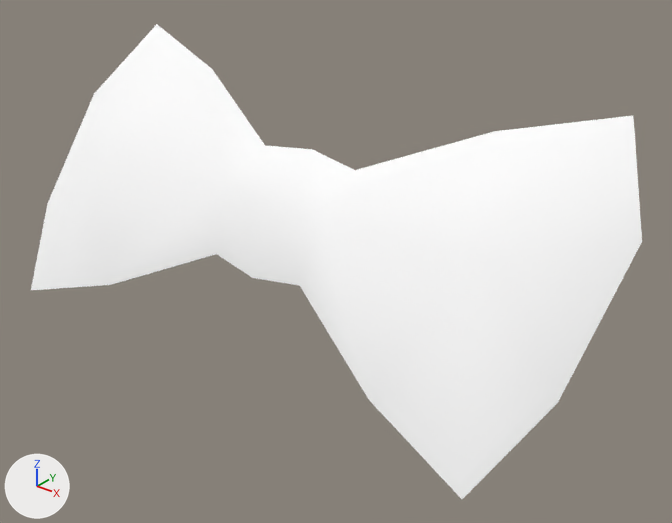
What one commit did to the glTF model public/3d/item/model__item__manequin_hd.ofs_90/code_head100.gltf.
The view is the same before and after, from a 50 mm camera at (0.628, -0.695, 2.268) aimed at (0.059, 0.016, 1.828). Every picture has the same lights, and +X, +Y and +Z are marked at lower left. The first picture is the older version.

In view in the first picture: 'code_head100.001'.
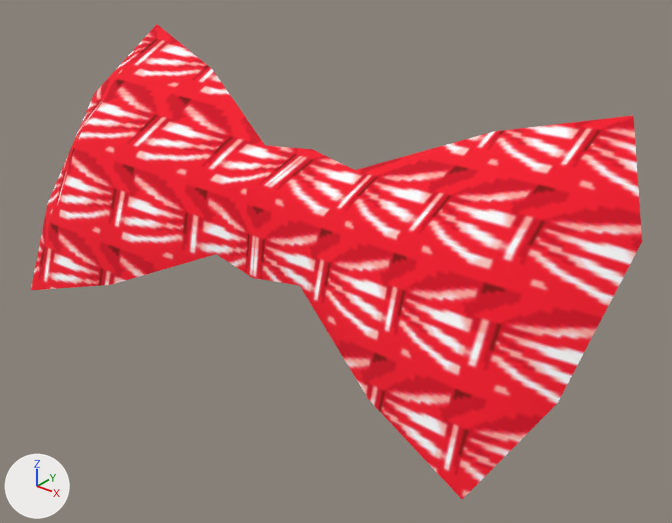
The change, as a diff of the scene's bpy script:
```diff
--- a/public/3d/item/model__item__manequin_hd.ofs_90/code_head100.gltf.py
+++ b/public/3d/item/model__item__manequin_hd.ofs_90/code_head100.gltf.py
@@ img_zc08_rib14 @@
+img_zc08_rib14 = load_image('zc08_rib14', '_unpacked/zc08_rib14', 32, 32, 'sRGB')
@@ mat_zc08_hat100 @@
 mat_zc08_hat100 = principled_material('zc08_hat100')
-mat_zc08_hat100.base_color = (1.0, 1.0, 1.0)  # white #ffffff
+mat_zc08_hat100.texture = img_zc08_rib14
 mat_zc08_hat100.roughness = 1.0
```

Changed parts and their boxes [x1, y1, x2, y2] in the pictures (672 x 523 px):
'code_head100.001', surface changed (white to red)
    both: [31, 24, 642, 499]
